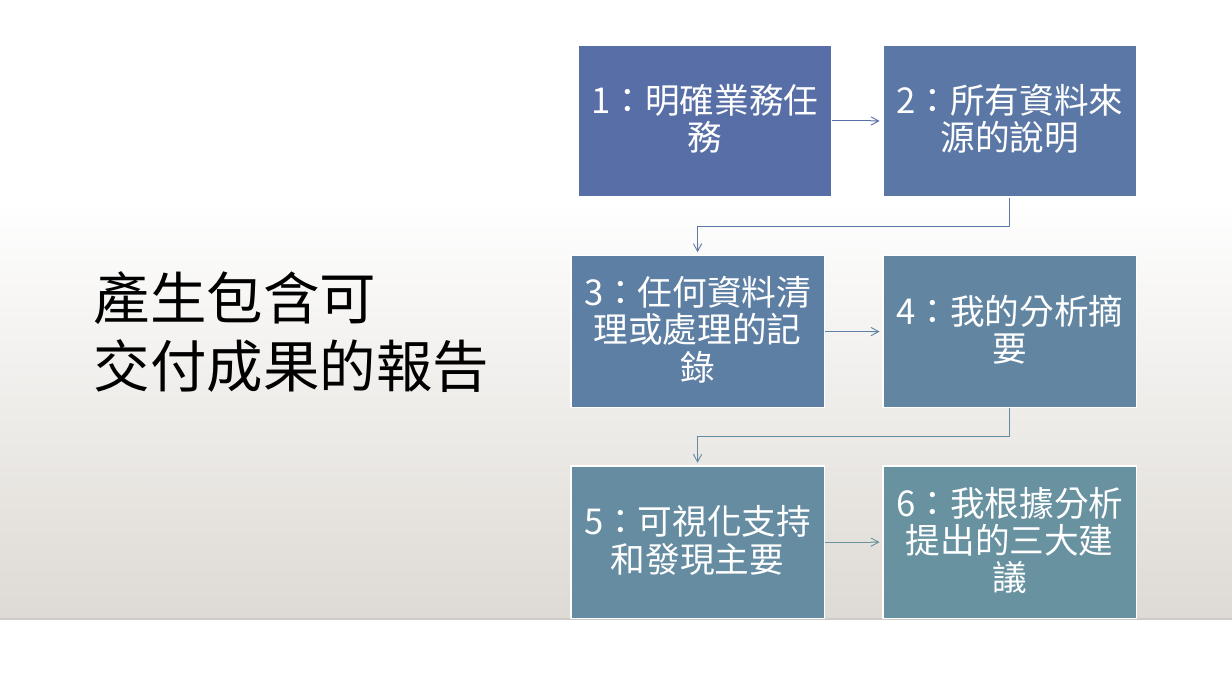
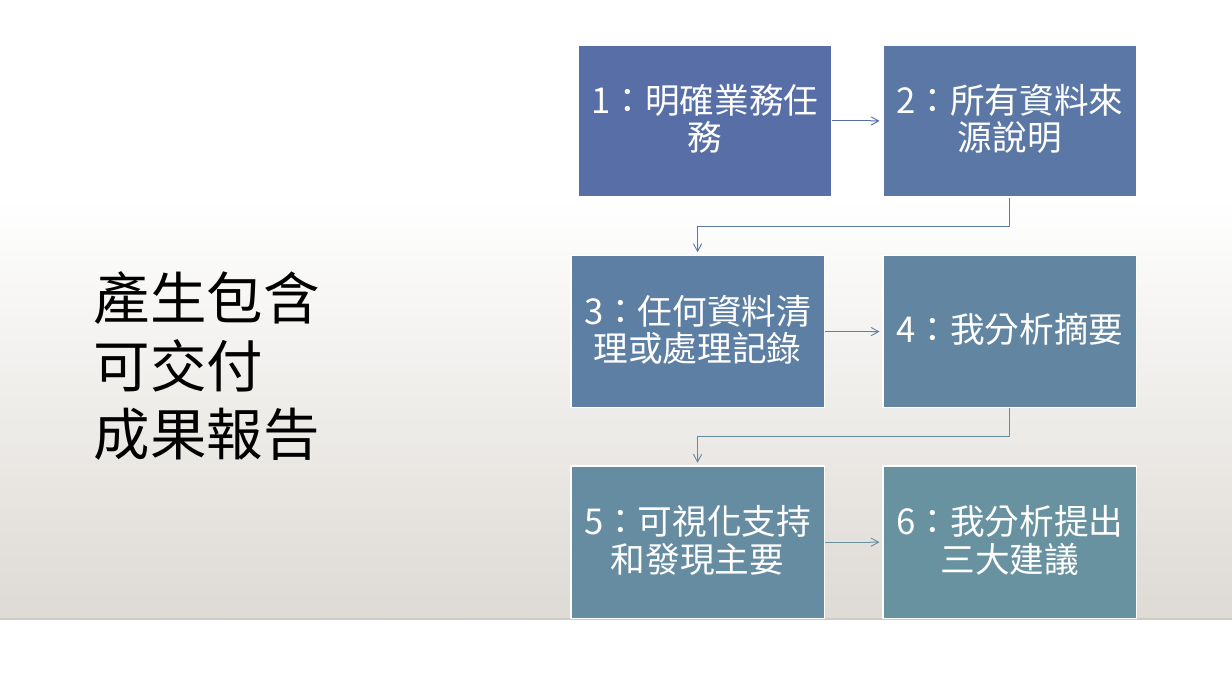
Before and after one commit to y4611676/Unanimous-Project, a slide deck: slide 3 of Analyze_project/Bike_Share/共享單車如何成功.pptx. Drawn at 1232x693 pixels with LibreOffice and Linux fonts; fonts in the diff are those of the drawing; background and template pictures are left out. Boxes give left, top, right and bottom in pixels: in the first picture for what was removed or moved away, otherwise in the second. Text is boxed around its words. In the diff, an @@ line names an element or a change of style, - is before the commit and + after.

```diff
--- a/Analyze_project/Bike_Share/共享單車如何成功.pptx
+++ b/Analyze_project/Bike_Share/共享單車如何成功.pptx
@@ text at <box>896,84,1123,153</box>: text changed @@
-2：所有資料來源的說明
+2：所有資料來源說明
@@ text at <box>94,271,320,460</box>: text changed @@
-產生包含可
-交付成果的報告
+產生包含
+可交付
+成果報告
@@ text at <box>584,295,811,364</box>: text changed @@
-3：任何資料清理或處理的記錄
+3：任何資料清理或處理記錄
@@ text at <box>896,313,1123,345</box>: text changed @@
-4：我的分析摘要
+4：我分析摘要
@@ text at <box>896,505,1123,575</box>: text changed @@
-6：我根據分析提出的三大建議
+6：我分析提出三大建議
```
Also in this commit, not shown: 13 other slides changed, 1 slide added, 3 other files.
